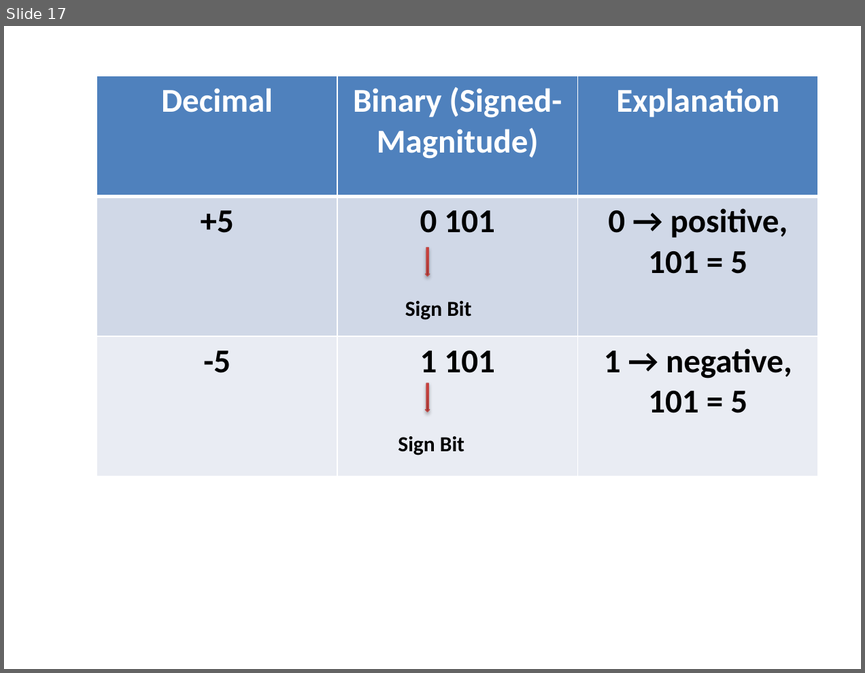
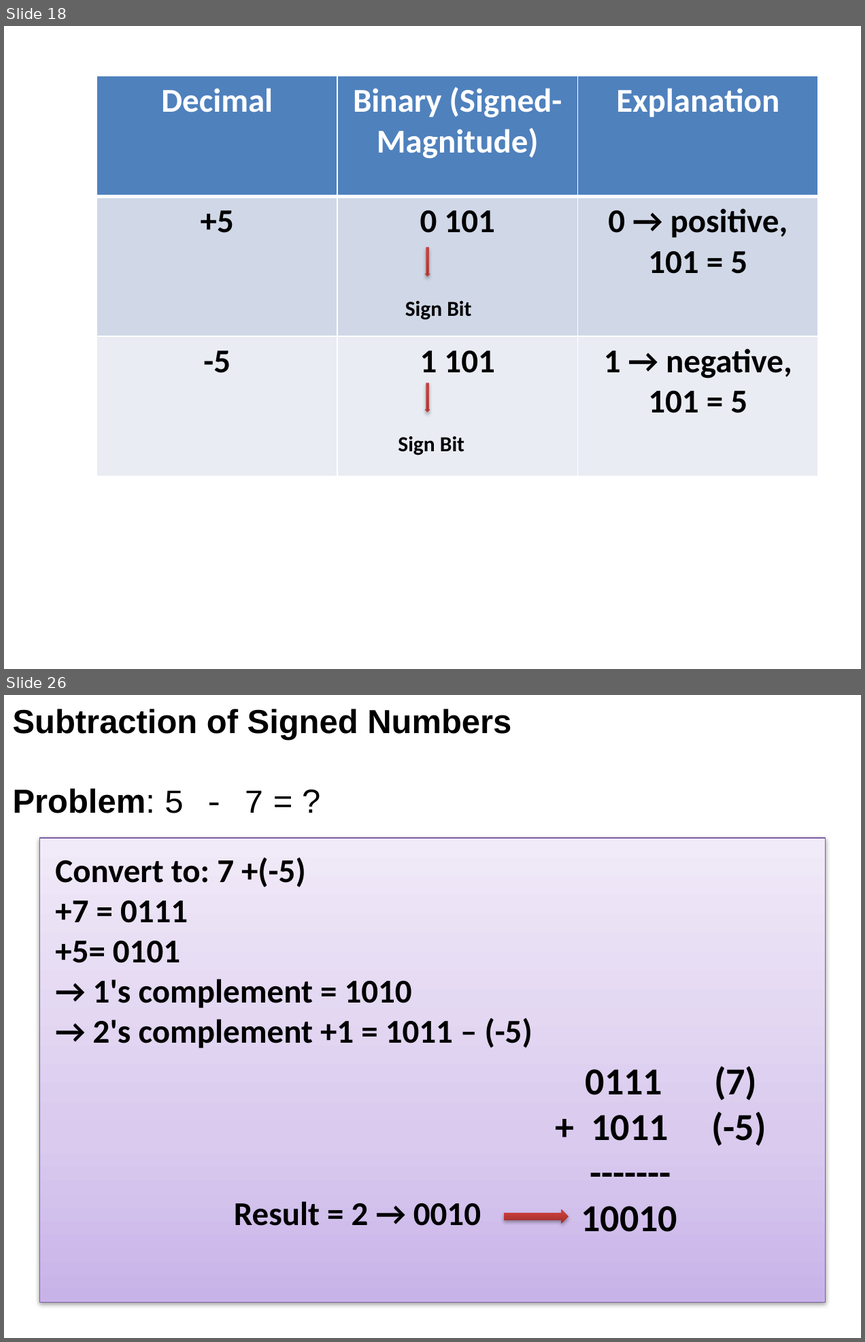
Before and after one commit to akshara2207/BCA, a slide deck: lbs signednumbers.pptx. Shown one above the other, each under a label of ours: slide 17 before the commit, slides 18 and 26 after it; the slides between them are not shown. The pictures are 865x673 and 865x1342 pixels, drawn with LibreOffice and Linux fonts; fonts in the diff are those of the drawing. Boxes give left, top, right and bottom in pixels: in the first picture for what was removed or moved away, otherwise in the second. Text is boxed around its words. In the diff, an @@ line names an element or a change of style, - is before the commit and + after.

```diff
--- a/lbs signednumbers.pptx
+++ b/lbs signednumbers.pptx
@@ slide 26 added at bbox=[4, 695, 861, 1338], background #FFFFFF @@
@@ text added at bbox=[13, 709, 511, 813], 28 pt, text #000000, bold @@
+Subtraction of Signed Numbers
+Problem: 5 - 7 = ?
@@ rectangle added at bbox=[40, 838, 825, 1302], fill gradient #C9B5E8 to #D8CBEE to #F0EAF9, outline #7D60A0 0.75 pt @@
@@ text added at bbox=[55, 858, 532, 1048], 28 pt, text #000000, bold @@
+Convert to: 7 +(-5)
++7 = 0111
++5= 0101
+→ 1's complement = 1010
+→ 2's complement +1 = 1011 – (-5)
@@ text added at bbox=[581, 1066, 766, 1232], 32 pt, text #000000, bold @@
+0111 (7)
++ 1011 (-5)
+-------
+10010
@@ text added at bbox=[234, 1201, 481, 1225], 28 pt, text #000000, bold @@
+Result = 2 → 0010
@@ right arrow added at bbox=[504, 1209, 568, 1223], fill gradient #9C2F2D to #CB3E3A to #CE3B37 @@
@@ what was slide 17 is now slide 18 @@
```
Also in this commit, not shown: 2 slides changed, 14 other slides added, 5 slides removed.
